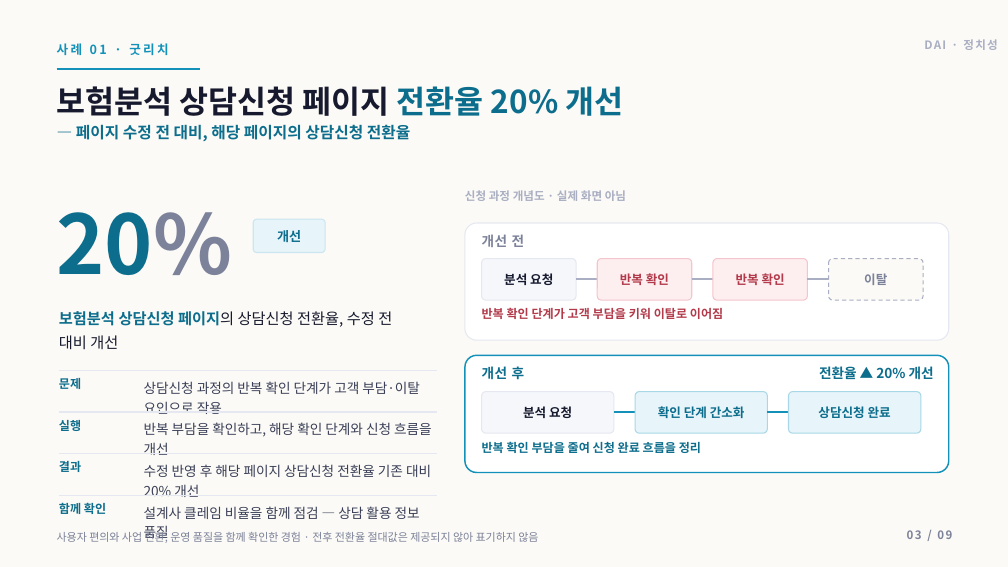
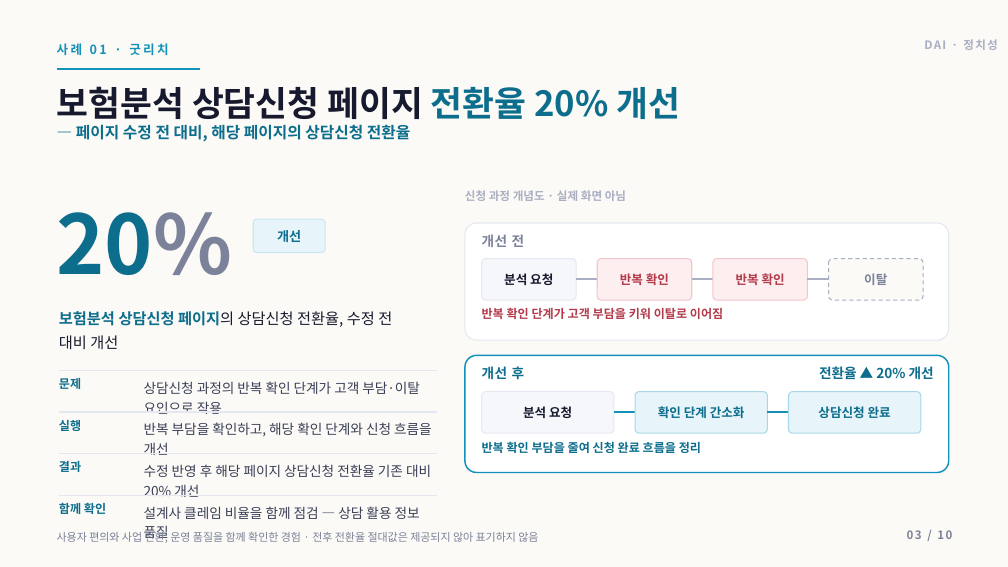
Before and after one commit to insightjung27/dai-healthcare-pt-deck-2, a slide deck: slide 3 of 정치성_DAI_AI헬스케어플랫폼팀장_면접PT.pptx. Drawn at 1008x567 pixels with LibreOffice and Linux fonts; fonts in the diff are those of the drawing. Boxes give left, top, right and bottom in pixels: in the first picture for what was removed or moved away, otherwise in the second. Text is boxed around its words. In the diff, an @@ line names an element or a change of style, - is before the commit and + after.

```diff
--- a/정치성_DAI_AI헬스케어플랫폼팀장_면접PT.pptx
+++ b/정치성_DAI_AI헬스케어플랫폼팀장_면접PT.pptx
@@ text "보험분석 상담신청 페이지 전환율 20% ..." at (57, 86, 681, 126): size 30 to 33 pt @@
@@ text at (907, 530, 952, 539): text changed @@
-03 / 09
+03 / 10
```
Also in this commit, not shown: 8 other slides changed, 1 slide added, 3 other files.
